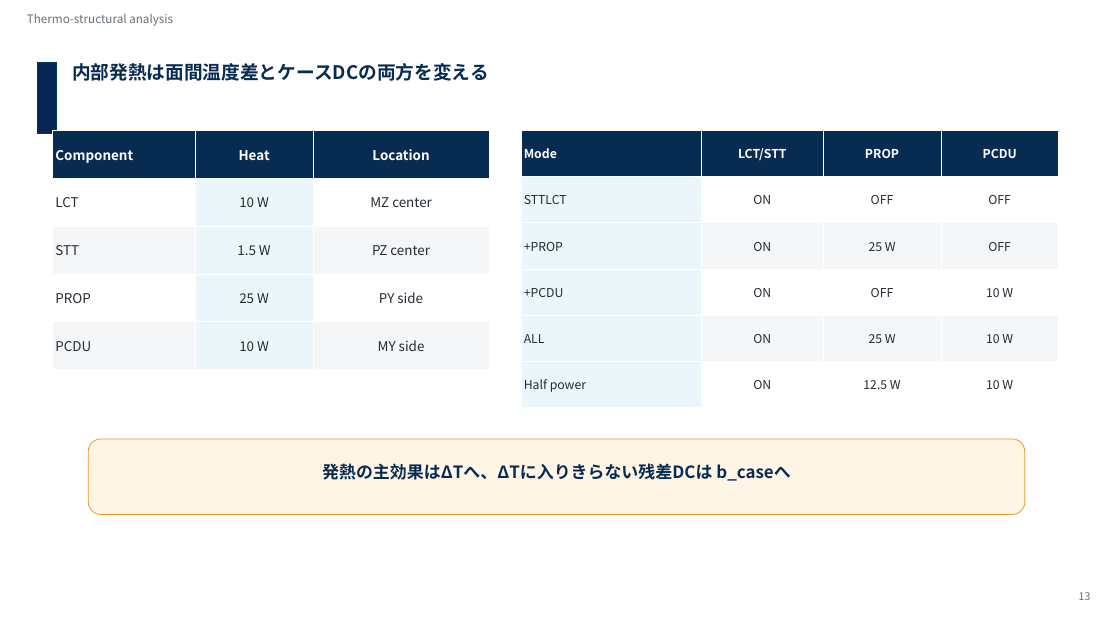
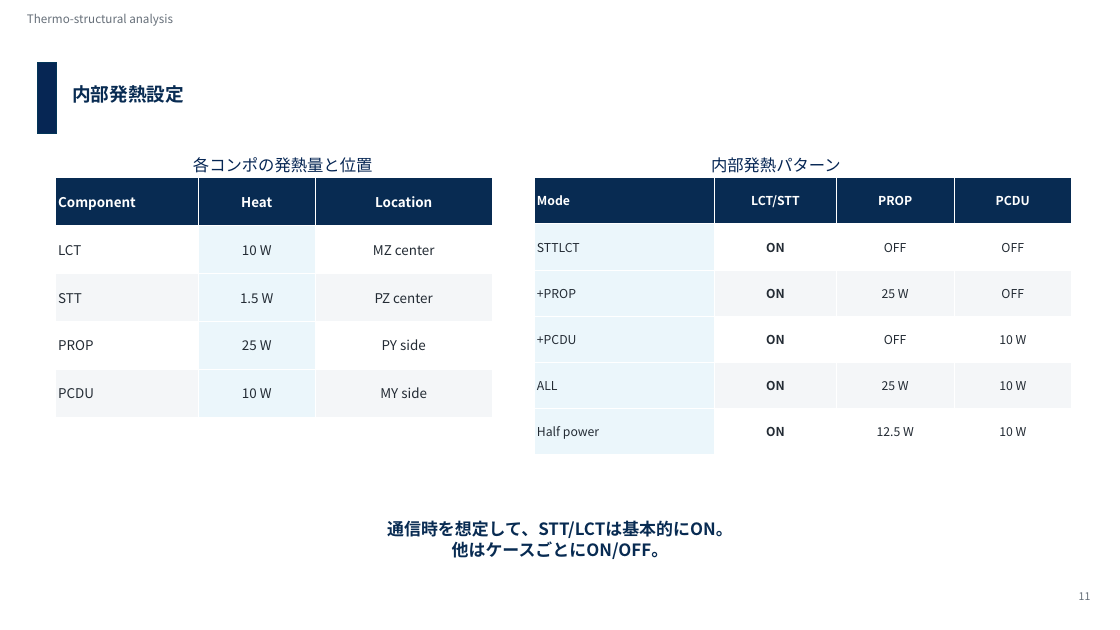
Before and after one commit to Hideki-1029/thermal-deformation-optcomm, a slide deck: slide 10 of papers/seminar/20260721_optcommrg_takamoto_v3_issl.pptx (slide 13 before the commit). Drawn at 1120x630 pixels with LibreOffice and Linux fonts; fonts in the diff are those of the drawing; background and template pictures are left out. Boxes give left, top, right and bottom in pixels: in the first picture for what was removed or moved away, otherwise in the second. Text is boxed around its words. In the diff, an @@ line names an element or a change of style, - is before the commit and + after.

```diff
--- a/papers/seminar/20260721_optcommrg_takamoto_v3_issl.pptx
+++ b/papers/seminar/20260721_optcommrg_takamoto_v3_issl.pptx
@@ text at box(72, 85, 184, 103): text changed @@
-内部発熱は面間温度差とケースDCの両方を変える
+内部発熱設定
@@ table: place and size @@
-table at box(53, 130, 489, 370)
+table at box(55, 177, 492, 417)
@@ text added at box(193, 157, 372, 173), 28 pt, text #062654 @@
+各コンポの発熱量と位置
@@ table at box(534, 177, 1072, 455) @@
@@ bold on in "ON", "ON", "ON", "ON" and 1 more places @@
@@ table: place and size @@
-table at box(521, 130, 1059, 408)
+table at box(534, 177, 1072, 455)
@@ text added at box(711, 157, 841, 173), 28 pt, text #062654 @@
+内部発熱パターン
@@ rounded rectangle removed at box(88, 439, 1025, 515) @@
@@ text at box(387, 520, 733, 559): text changed @@
-発熱の主効果はΔTへ、ΔTに入りきらない残差DCは b_caseへ
+通信時を想定して、STT/LCTは基本的にON。
+他はケースごとにON/OFF。
@@ text at box(1079, 592, 1091, 600): text changed @@
-13
+11
```
Also in this commit, not shown: 12 other slides changed, 2 slides added, 3 slides removed, 1 other file.
